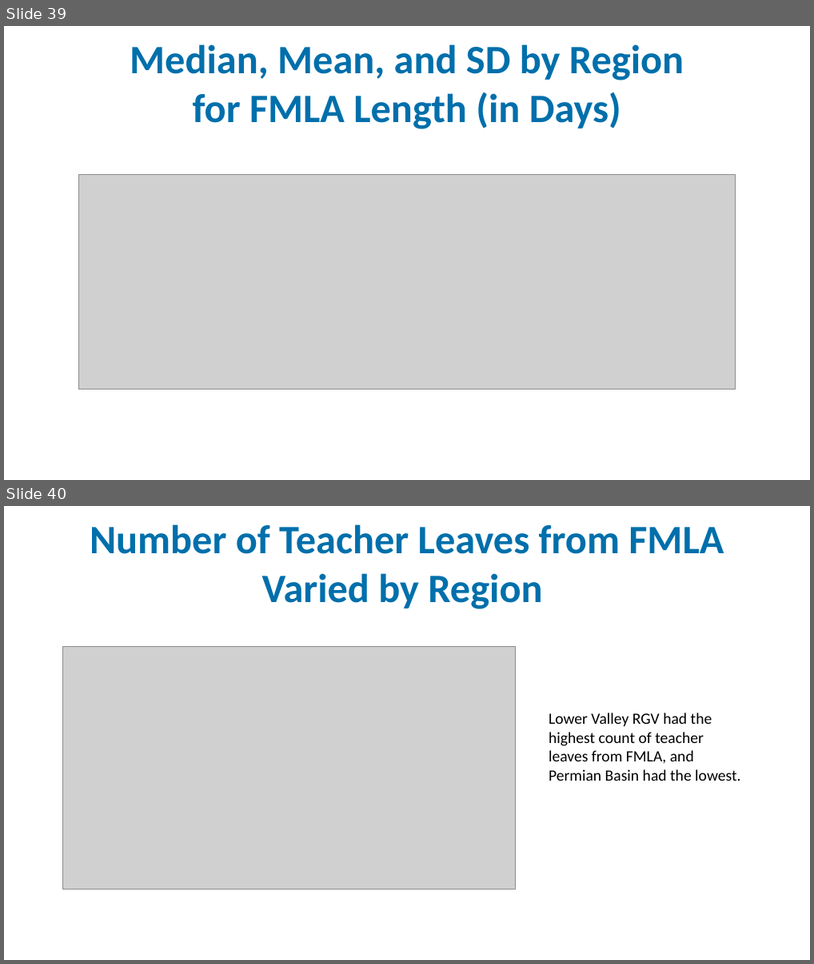
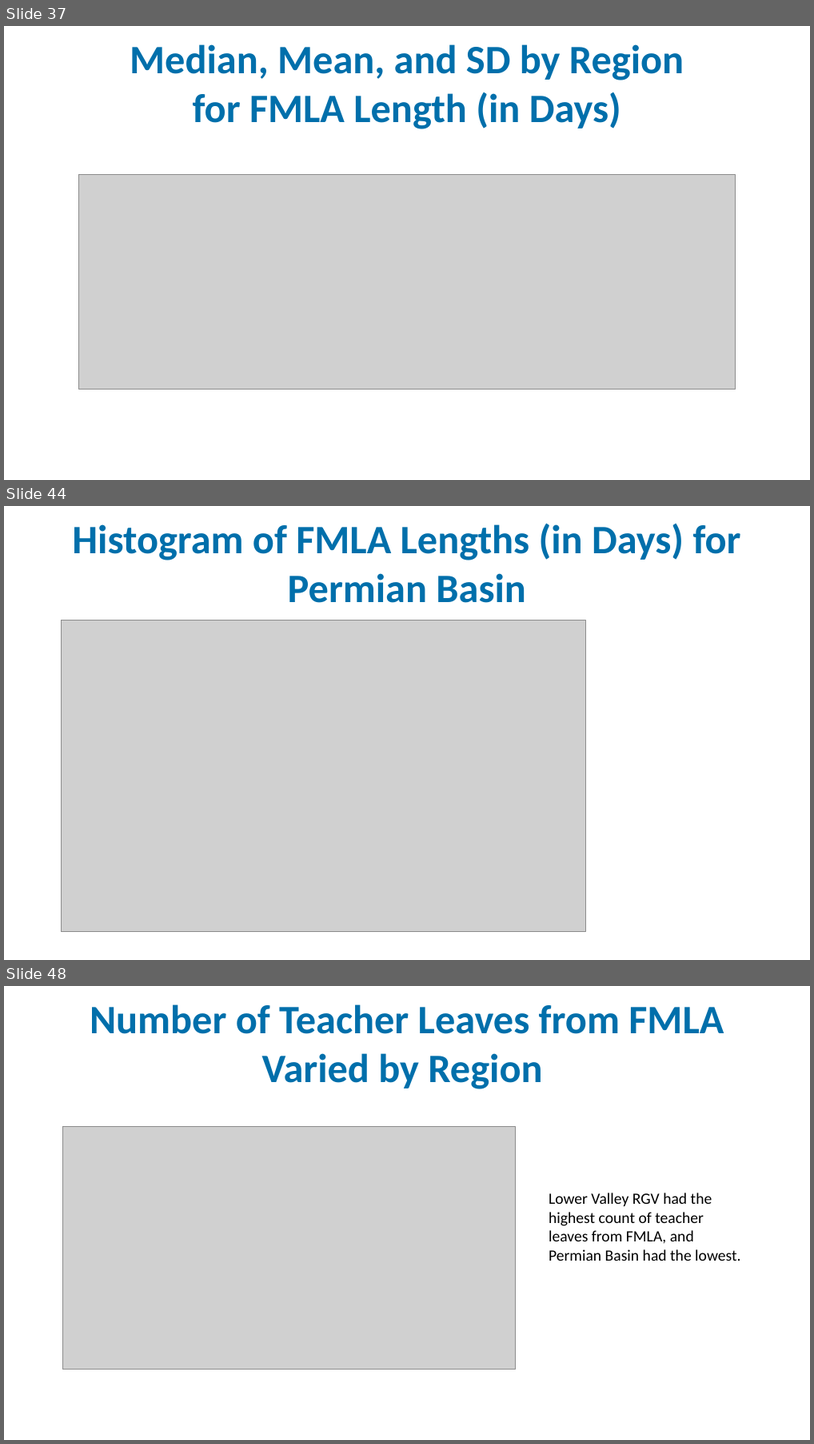
Before and after one commit to idea-analytics/Staffing_Trends_Performance_Vacancies, a slide deck: graphs/Staffing_Part1_23-24_preliminary_report.pptx. Shown one above the other, each under a label of ours: slides 39 and 40 before the commit, slides 37, 44 and 48 after it; the slides between them are not shown. The pictures are 814x964 and 814x1444 pixels, drawn with LibreOffice and Linux fonts; fonts in the diff are those of the drawing; grey boxes stand for pictures; background and template pictures are left out. Boxes give left, top, right and bottom in pixels: in the first picture for what was removed or moved away, otherwise in the second. Text is boxed around its words. In the diff, an @@ line names an element or a change of style, - is before the commit and + after.

Commit message:
updated histograms
regional histograms for FMLA

```diff
--- a/graphs/Staffing_Part1_23-24_preliminary_report.pptx
+++ b/graphs/Staffing_Part1_23-24_preliminary_report.pptx
@@ slide 44 added at box(4, 506, 810, 960), background picture (left out) @@
@@ title added at box(72, 523, 742, 603), 36 pt, text #006FAB, bold @@
+Histogram of FMLA Lengths (in Days) for Permian Basin
@@ picture added at box(62, 620, 586, 931) @@
@@ what was slide 39 is now slide 37 @@
@@ what was slide 40 is now slide 48 @@
```
Also in this commit, not shown: 2 slides changed, 9 other slides added, 2 other files.
